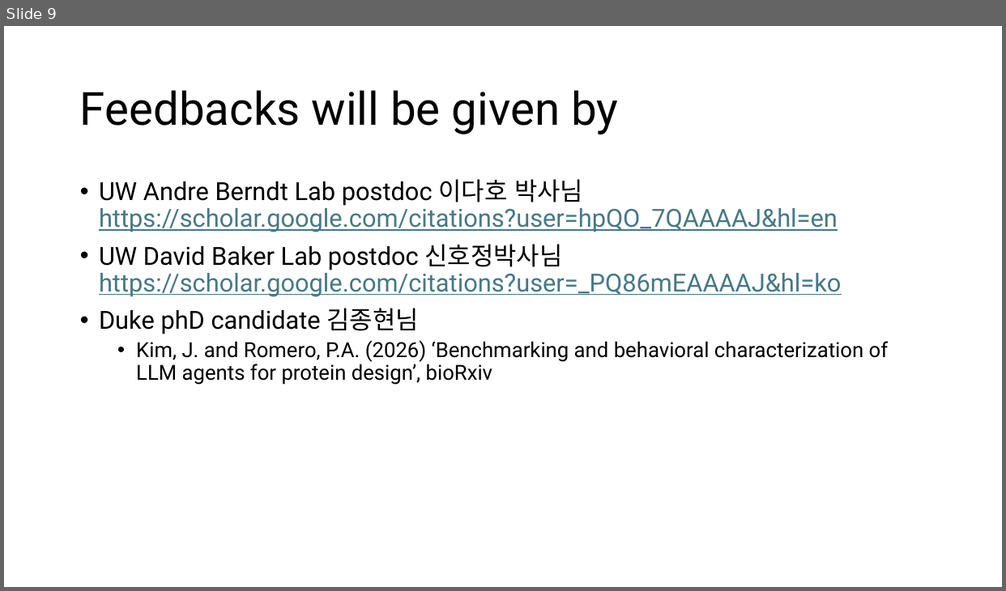
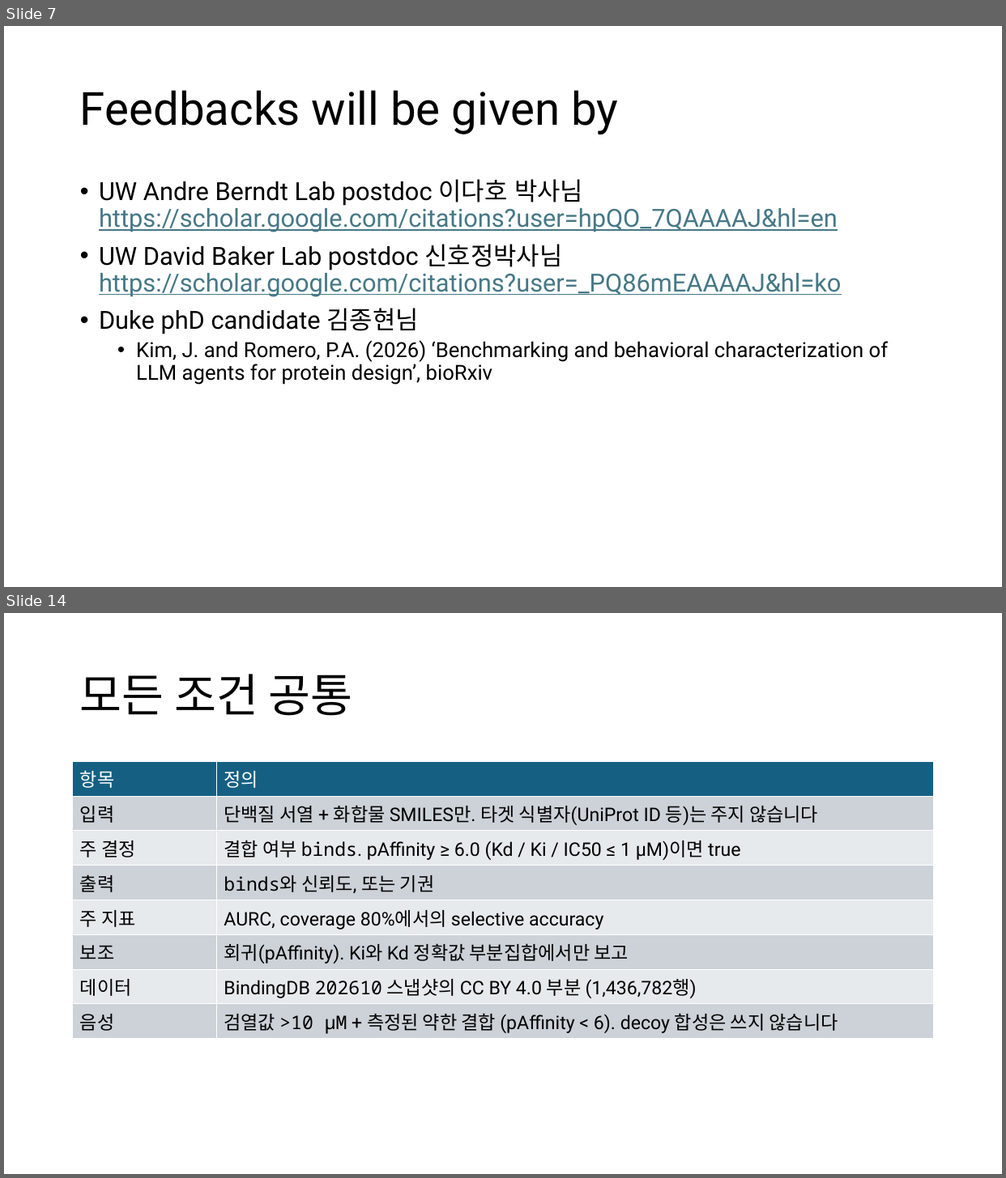
Before and after one commit to Pseudo-Lab/abstain-dti, a slide deck: docs/weekly/w01/week1_onboarding.pptx. Shown one above the other, each under a label of ours: slide 9 before the commit, slides 7 and 14 after it; the slides between them are not shown. The pictures are 1006x591 and 1006x1178 pixels, drawn with LibreOffice and Linux fonts; fonts in the diff are those of the drawing. Boxes give left, top, right and bottom in pixels: in the first picture for what was removed or moved away, otherwise in the second. Text is boxed around its words. In the diff, an @@ line names an element or a change of style, - is before the commit and + after.

```diff
--- a/docs/weekly/w01/week1_onboarding.pptx
+++ b/docs/weekly/w01/week1_onboarding.pptx
@@ slide 14 added at (4, 613, 1002, 1174), background #FFFFFF @@
@@ title added at (80, 674, 353, 716), 44 pt, text #000000 @@
+모든 조건 공통
@@ table added at (73, 762, 934, 1037), 8 rows, 2 columns @@
+항목 | 정의
+입력 | 단백질 서열 + 화합물 SMILES만. 타겟 식별자(UniProt ID 등)는 주지 않습니다
+주 결정 | 결합 여부 binds. pAffinity ≥ 6.0 (Kd / Ki / IC50 ≤ 1 µM)이면 true
+출력 | binds와 신뢰도, 또는 기권
+주 지표 | AURC, coverage 80%에서의 selective accuracy
+보조 | 회귀(pAffinity). Ki와 Kd 정확값 부분집합에서만 보고
+데이터 | BindingDB 202610 스냅샷의 CC BY 4.0 부분 (1,436,782행)
+음성 | 검열값 >10 µM + 측정된 약한 결합 (pAffinity < 6). decoy 합성은 쓰지 않습니다
@@ what was slide 9 is now slide 7 @@
```
Also in this commit, not shown: 6 slides changed, 13 other slides added, 1 slide removed.
